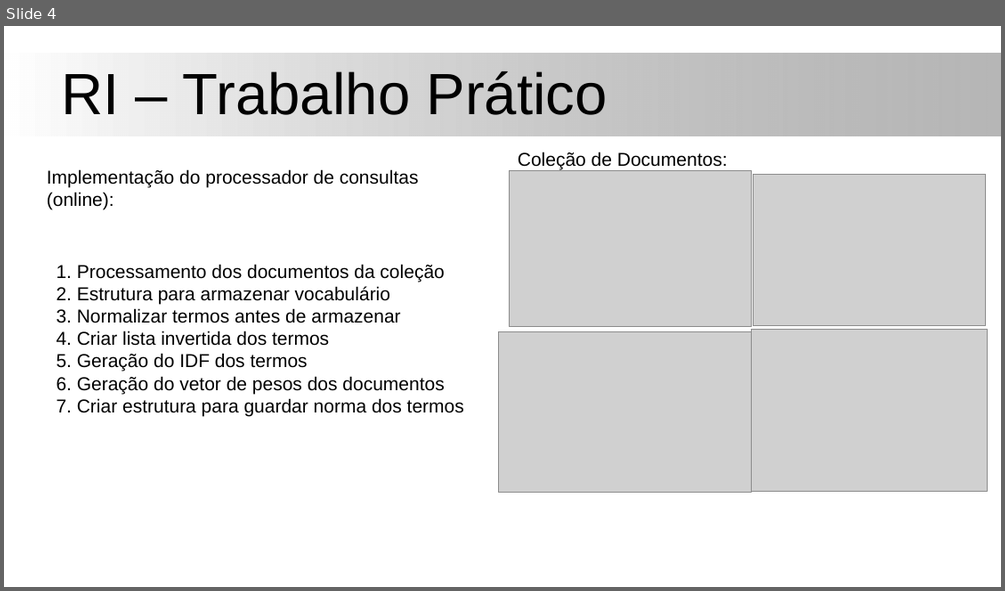
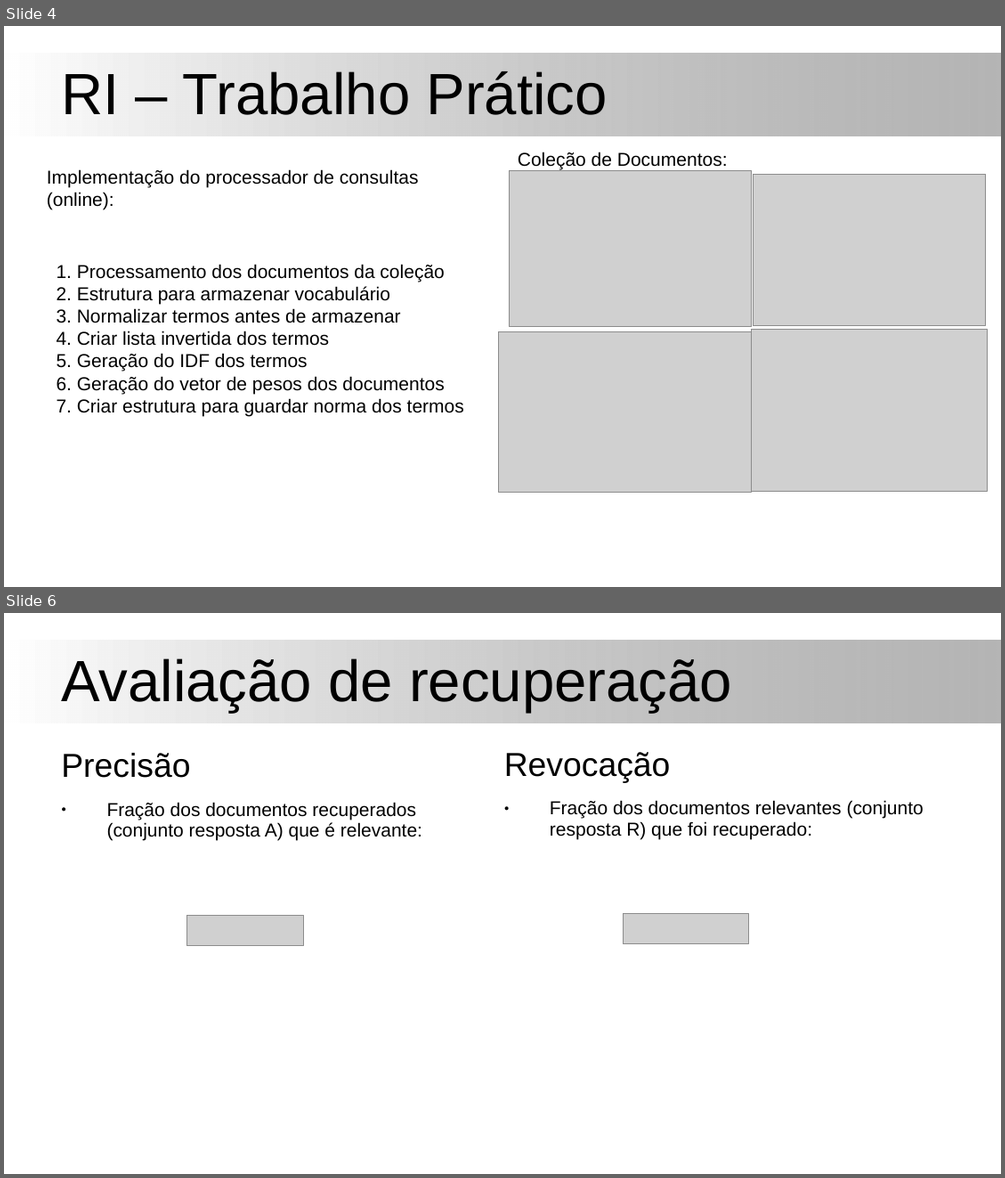
Before and after one commit to andbrain/ri-03-2020, a slide deck: aulas/information-retrieval-marco-2020.ppt. Shown one above the other, each under a label of ours: slide 4 before the commit, slides 4 and 6 after it; the slides between them are not shown. The pictures are 1005x591 and 1005x1178 pixels, drawn with LibreOffice and Linux fonts; fonts in the diff are those of the drawing; grey boxes stand for pictures; background and template pictures are left out. Boxes give left, top, right and bottom in pixels: in the first picture for what was removed or moved away, otherwise in the second. Text is boxed around its words. In the diff, an @@ line names an element or a change of style, - is before the commit and + after.

```diff
--- a/aulas/information-retrieval-marco-2020.ppt
+++ b/aulas/information-retrieval-marco-2020.ppt
@@ slide 6 added at box(4, 613, 1001, 1174), background #FFFFFF; not listed: 1 template element that a slide beside it also shows @@
@@ title added at box(61, 658, 732, 712), 56 pt, text #000000 @@
+Avaliação de recuperação
@@ text added at box(61, 753, 422, 841), 18 pt, text #000000 @@
+Precisão
+● Fração dos documentos recuperados (conjunto resposta A) que é relevante:
@@ text added at box(504, 752, 923, 839), 18 pt, text #000000 @@
+Revocação
+● Fração dos documentos relevantes (conjunto resposta R) que foi recuperado:
@@ picture added at box(186, 915, 303, 946) @@
@@ picture added at box(623, 914, 748, 944) @@
```
Also in this commit, not shown: 3 other slides added.
